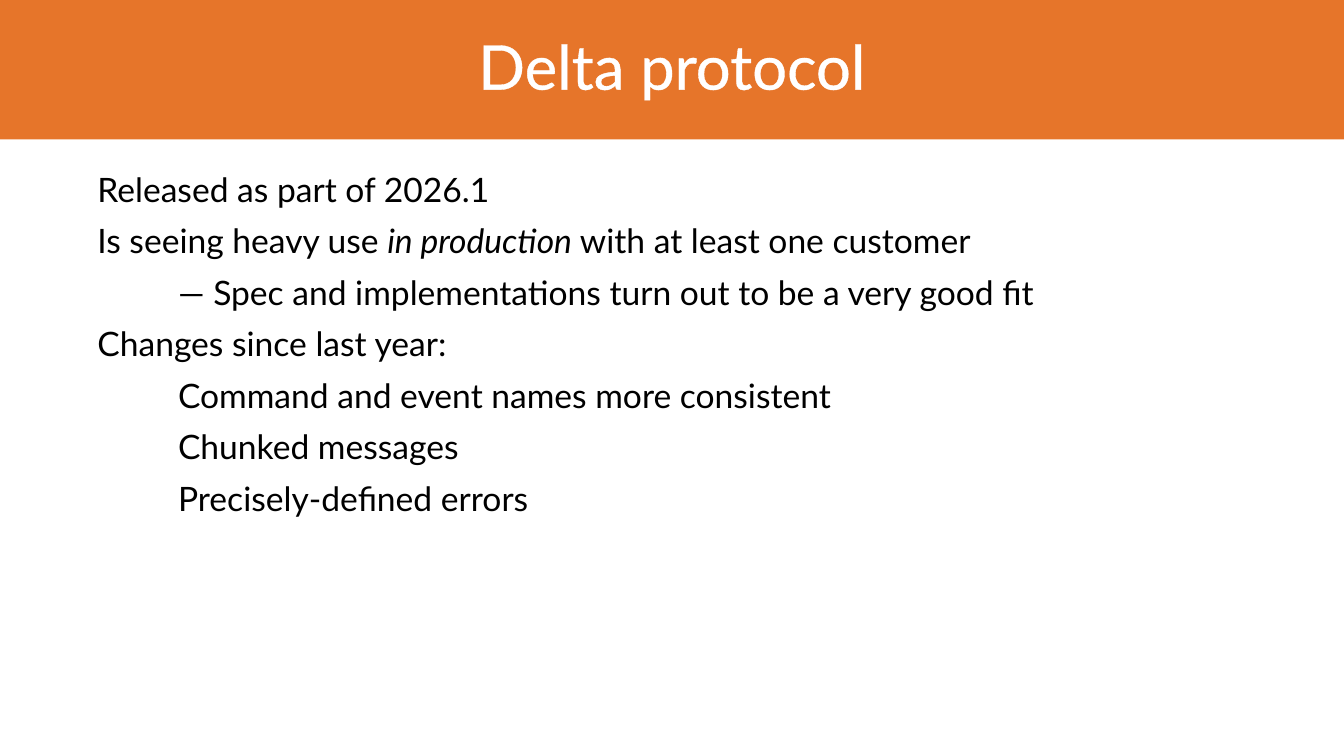
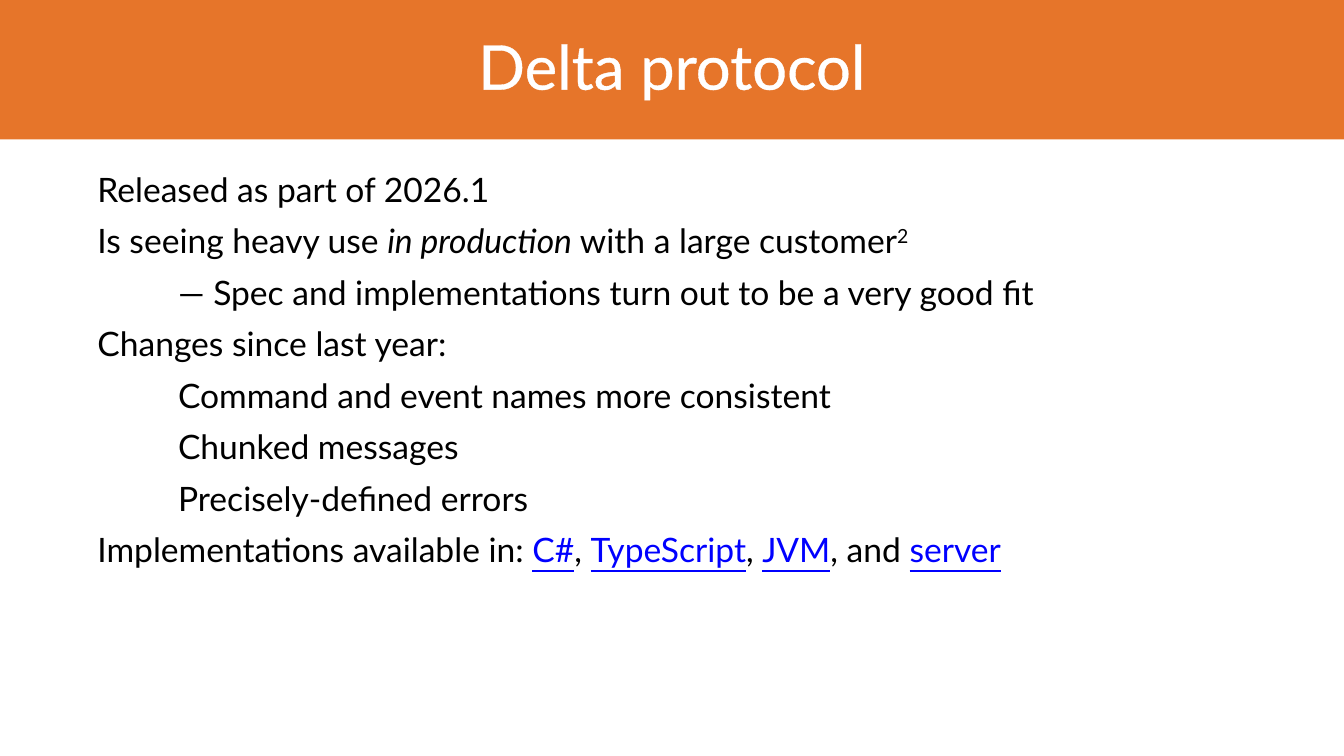
Before and after one commit to LionWeb-io/specification, a slide deck: slide 9 of conference-talks/LangDev/2026/LangDev 2026 Talk.pptx (slide 10 before the commit). Drawn at 1344x756 pixels with LibreOffice and Linux fonts; fonts in the diff are those of the drawing; background and template pictures are left out. Boxes give left, top, right and bottom in pixels: in the first picture for what was removed or moved away, otherwise in the second. Text is boxed around its words. In the diff, an @@ line names an element or a change of style, - is before the commit and + after.

```diff
--- a/conference-talks/LangDev/2026/LangDev 2026 Talk.pptx
+++ b/conference-talks/LangDev/2026/LangDev 2026 Talk.pptx
@@ text at <box>97,228,750,259</box>: text changed @@
-Is seeing heavy use in production with at least one customer
+Is seeing heavy use in production with a large customer2
@@ text at <box>97,537,1001,568</box>: paragraph added @@
+Implementations available in: C#, TypeScript, JVM, and server
```
Also in this commit, not shown: 3 other slides changed, 7 slides added, 1 slide removed, 1 other file.
